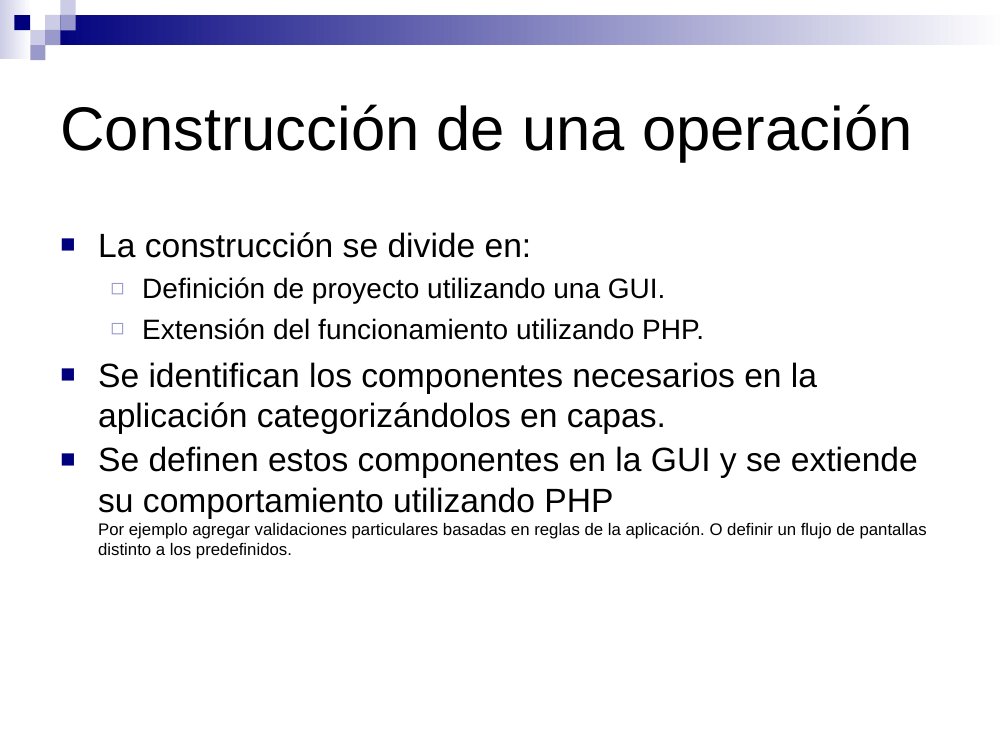
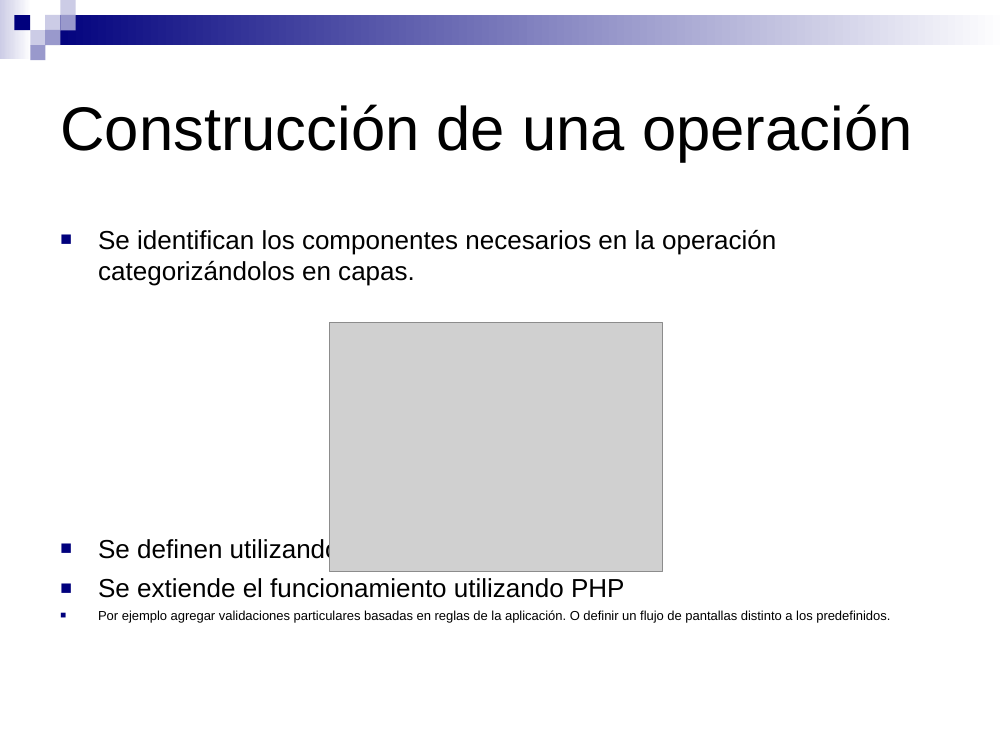
Before and after one commit to SIU-Toba/framework, a slide deck: slide 7 of doc/presentacion/Jornadas JAIIO.ppt. Drawn at 1008x756 pixels with LibreOffice and Linux fonts; fonts in the diff are those of the drawing; grey boxes stand for pictures. Boxes give left, top, right and bottom in pixels: in the first picture for what was removed or moved away, otherwise in the second. Text is boxed around its words. In the diff, an @@ line names an element or a change of style, - is before the commit and + after.

```diff
--- a/doc/presentacion/Jornadas JAIIO.ppt
+++ b/doc/presentacion/Jornadas JAIIO.ppt
@@ text at (98,229,890,623): text changed; size 24 to 18.6 pt @@
-■ La construcción se divide en:
-  ◻ Definición de proyecto utilizando una GUI.
-  ◻ Extensión del funcionamiento utilizando PHP.
-■ Se identifican los componentes necesarios en la aplicación categorizándolos en capas.
-■ Se definen estos componentes en la GUI y se extiende su comportamiento utilizando PHP
-  Por ejemplo agregar validaciones particulares basadas en reglas de la aplicación. O definir un flujo de pantallas distinto a los predefinidos.
+■ Se identifican los componentes necesarios en la operación categorizándolos en capas.
+■ Se definen utilizando la GUI
+■ Se extiende el funcionamiento utilizando PHP
+■ Por ejemplo agregar validaciones particulares basadas en reglas de la aplicación. O definir un flujo de pantallas distinto a los predefinidos.
@@ picture added at (330,323,663,572) @@
```
Also in this commit, not shown: 4 other slides changed, 1 slide added, 1 slide removed.
